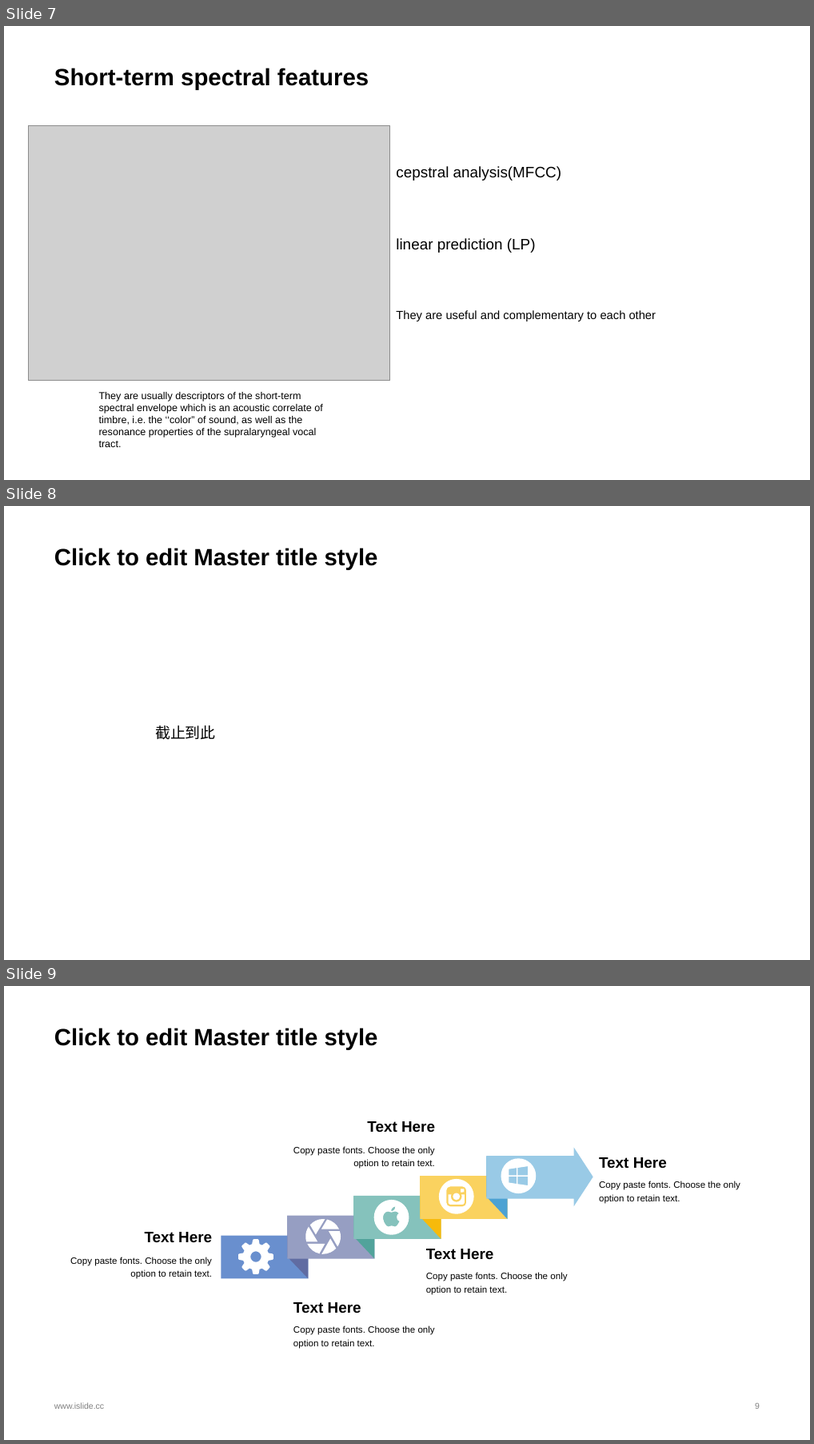
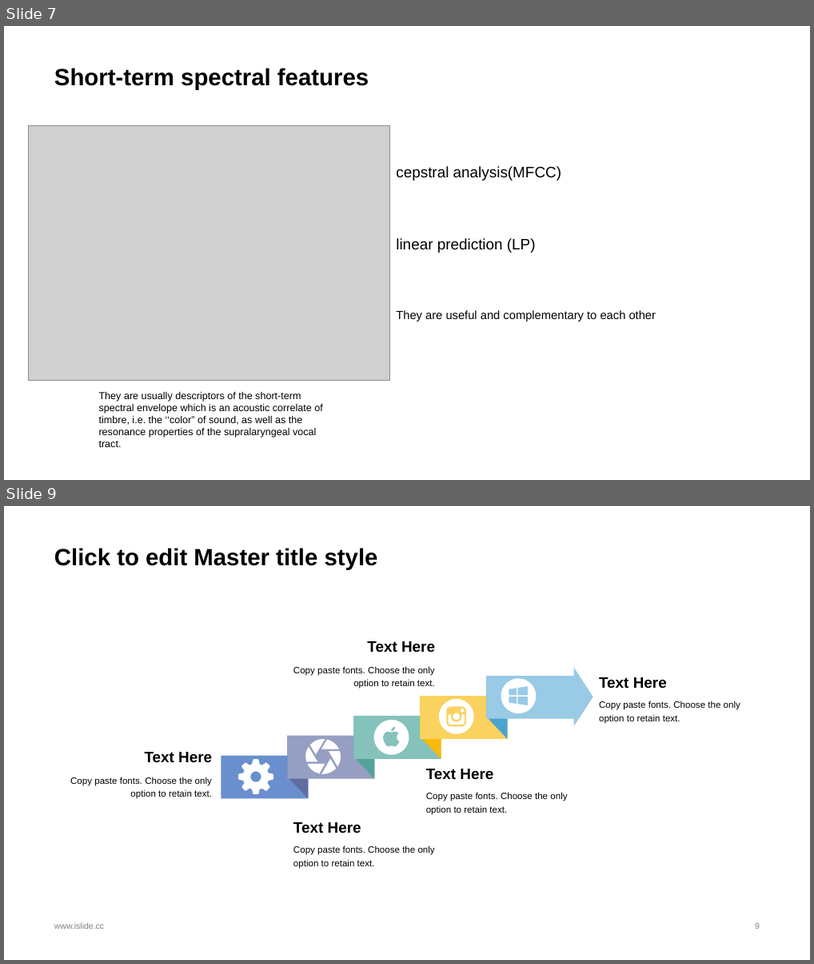
Before and after one commit to WWorange/ASV, a slide deck: now I do/About system and features in ASV/About system and features in ASV.pptx. Shown one above the other, each under a label of ours: slides 7, 8 and 9 before the commit, slides 7 and 9 after it; the slides between them are not shown. The pictures are 814x1444 and 814x964 pixels, drawn with LibreOffice and Linux fonts; fonts in the diff are those of the drawing; grey boxes stand for pictures. Boxes give left, top, right and bottom in pixels: in the first picture for what was removed or moved away, otherwise in the second. Text is boxed around its words. In the diff, an @@ line names an element or a change of style, - is before the commit and + after.

```diff
--- a/now I do/About system and features in ASV/About system and features in ASV.pptx
+++ b/now I do/About system and features in ASV/About system and features in ASV.pptx
@@ slide 8 removed at (4, 506, 810, 960), background #FFFFFF @@
@@ title removed at (54, 548, 378, 570) @@
-Click to edit Master title style
@@ text removed at (155, 725, 216, 740) @@
-截止到此
```
Also in this commit, not shown: 1 slide changed, 1 slide added.
